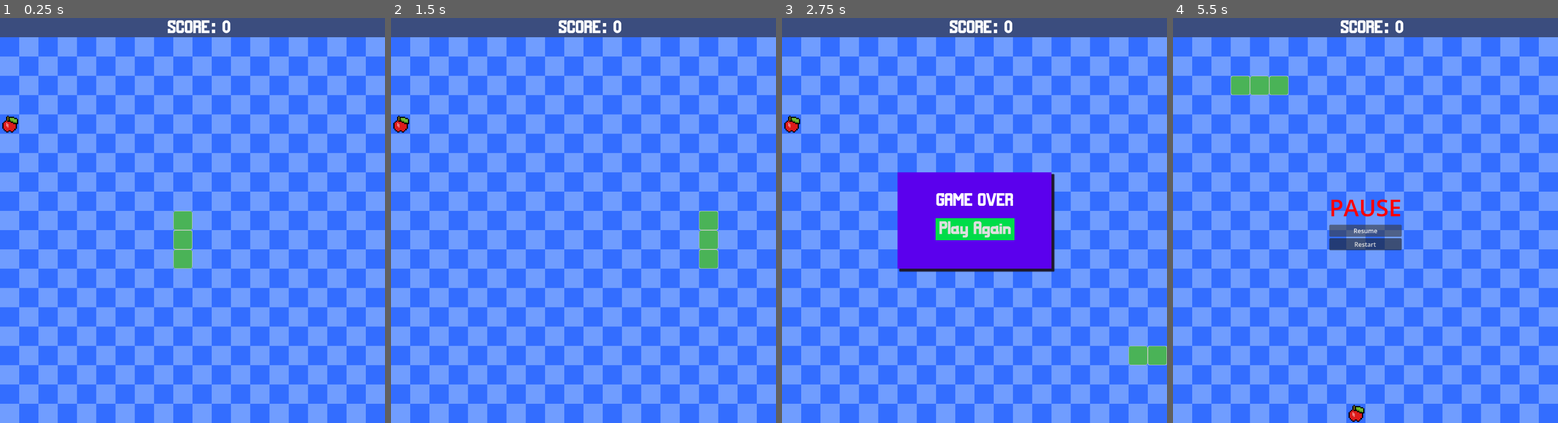
Above: before the commit, frames 1-4 (left to right).
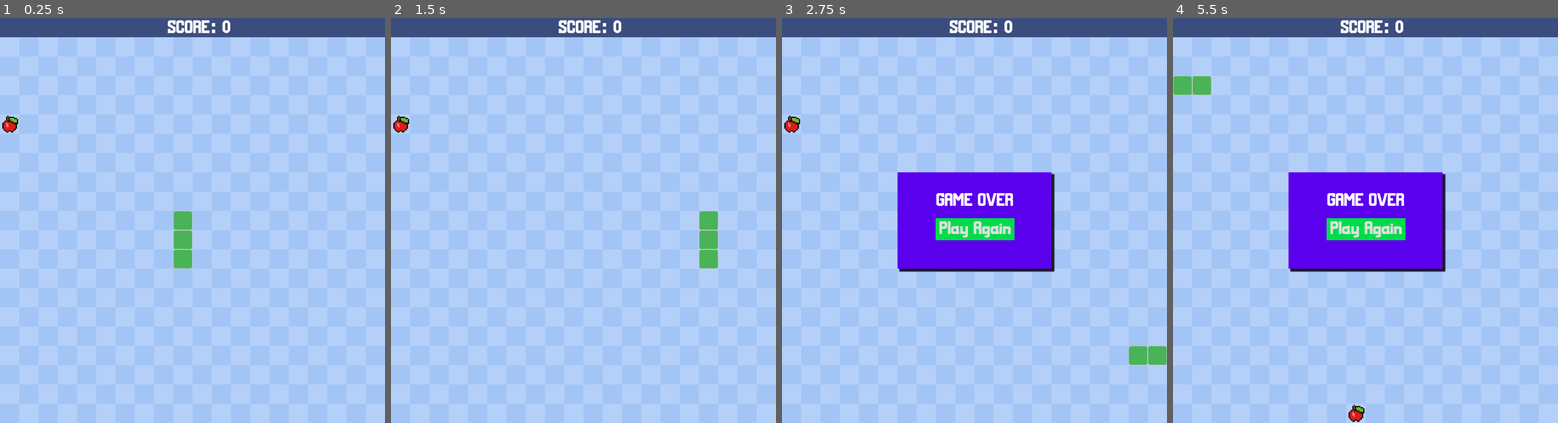
Above: after the commit, the same moments.

Repository: scheremetao-png/snake
Game: Godot game, scene res://main.tscn
Two runs of this game, one before a commit and one after it. Both use one fixed random seed, a clock stepped at 60 frames per second and the inputs below.
Inputs:
- Up to frame 1 (0.25 s): no input
- Up to frame 2 (1.5 s): tap Enter at 0.5 s; hold D (move_right) 0.53-1.28 s; hold S (move_down) from 1.28 s (still down)
- Up to frame 3 (2.75 s): release S (move_down) at 2.03 s; hold D (move_right) from 2.03 s (still down)
- Up to frame 4 (5.5 s): release D (move_right) at 2.75 s; click "Play Again" at 2.75 s; tap Space at 3.5 s; hold W (move_up) 3.53-4.28 s; hold A (move_left) 4.28-5 s; tap Escape (pause) at 4.9 s; click "Resume" at 5 s

The runs differ from the first frame. In frame 1, 94% of the frame differs, in the area x 0-100%, y 4-100%; in frame 2, 94%; in frame 3, 85%; in frame 4, 95%.

Commit message:
pause buttons connected
agora os botoẽs do pause menu funcionam

Diff:
--- a/main.gd
+++ b/main.gd
@@ -103,7 +103,6 @@
 	if event.is_action_pressed("pause") and game_started:
 		toggle_pause()
 
-
 func toggle_pause():
 	# Inverte o estado atual de pausa do jogo
 	var is_paused = not get_tree().paused
@@ -164,3 +163,13 @@
 
 func _on_game_over_menu_restart() -> void:
 	new_game()
+
+func _on_pause_ui_restart() -> void:
+	pause_UI.hide()
+	$MoveTimer.stop()
+	game_started = false
+	get_tree().paused = true
+	new_game()
+
+func _on_pause_ui_resume() -> void:
+	toggle_pause()
--- a/main.tscn
+++ b/main.tscn
@@ -19,7 +19,6 @@
 
 [node name="Background" type="Sprite2D" parent="." unique_id=1695198359]
 process_mode = 4
-visible = false
 texture = ExtResource("2_h2yge")
 offset = Vector2(500, 550)
 
@@ -41,3 +40,5 @@
 
 [connection signal="timeout" from="MoveTimer" to="." method="_on_move_timer_timeout"]
 [connection signal="restart" from="GameOverMenu" to="." method="_on_game_over_menu_restart"]
+[connection signal="restart" from="pauseUI" to="." method="_on_pause_ui_restart"]
+[connection signal="resume" from="pauseUI" to="." method="_on_pause_ui_resume"]
--- /dev/null
+++ b/pause_ui.gd
@@ -0,0 +1,12 @@
+extends CanvasLayer
+
+signal restart
+signal resume
+
+
+func _on_restart_button_pressed() -> void:
+	restart.emit()
+
+
+func _on_resume_button_pressed() -> void:
+	resume.emit()
--- a/pause_ui.tscn
+++ b/pause_ui.tscn
@@ -1,6 +1,9 @@
 [gd_scene format=3 uid="uid://behcmt7bqxiij"]
 
+[ext_resource type="Script" uid="uid://c1wbkfjr0ywo6" path="res://pause_ui.gd" id="1_6736i"]
+
 [node name="pauseUI" type="CanvasLayer" unique_id=537179154]
+script = ExtResource("1_6736i")
 
 [node name="menuPause" type="VBoxContainer" parent="." unique_id=1022914929]
 anchors_preset = 8
@@ -32,3 +35,6 @@
 [node name="RestartButton" type="Button" parent="menuPause" unique_id=1441679750]
 layout_mode = 2
 text = "Restart"
+
+[connection signal="pressed" from="menuPause/ResumeButton" to="." method="_on_resume_button_pressed"]
+[connection signal="pressed" from="menuPause/RestartButton" to="." method="_on_restart_button_pressed"]
Not shown, added: pause_ui.gd.uid
